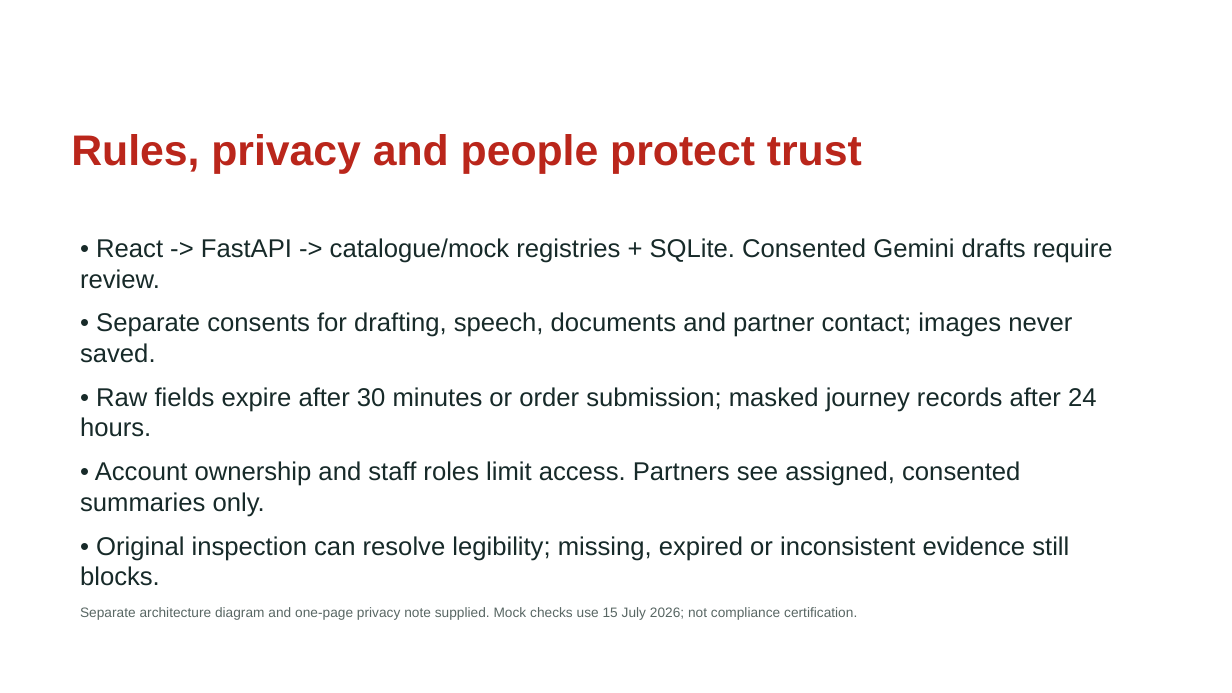
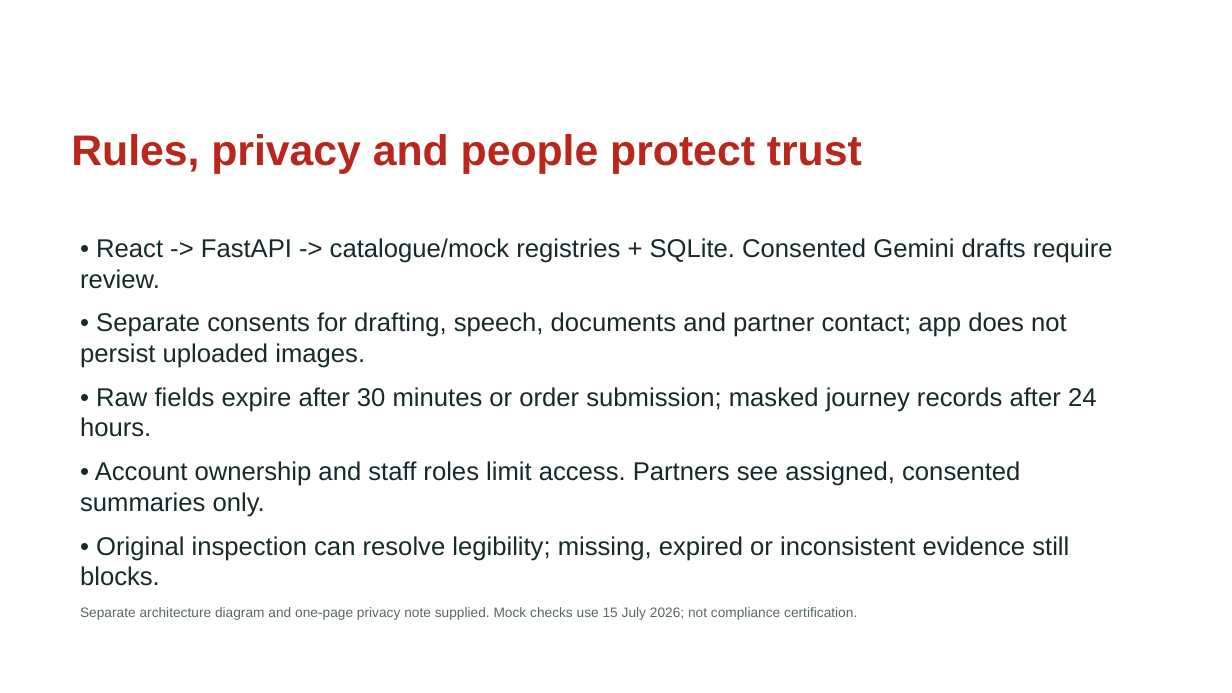
Before and after one commit to Mickeyzer/ASYNC, a slide deck: slide 5 of submission/Udyam_Digital_Business_Case_7_Slides.pptx. Drawn at 1232x693 pixels with LibreOffice and Linux fonts; fonts in the diff are those of the drawing; background and template pictures are left out. Boxes give left, top, right and bottom in pixels: in the first picture for what was removed or moved away, otherwise in the second. Text is boxed around its words. In the diff, an @@ line names an element or a change of style, - is before the commit and + after.

```diff
--- a/submission/Udyam_Digital_Business_Case_7_Slides.pptx
+++ b/submission/Udyam_Digital_Business_Case_7_Slides.pptx
@@ text at (80,312,1067,368): text changed @@
-• Separate consents for drafting, speech, documents and partner contact; images never saved.
+• Separate consents for drafting, speech, documents and partner contact; app does not persist uploaded images.
```
Also in this commit, not shown: 3 other slides changed, 1 slide added, 1 slide removed, 28 other files.
